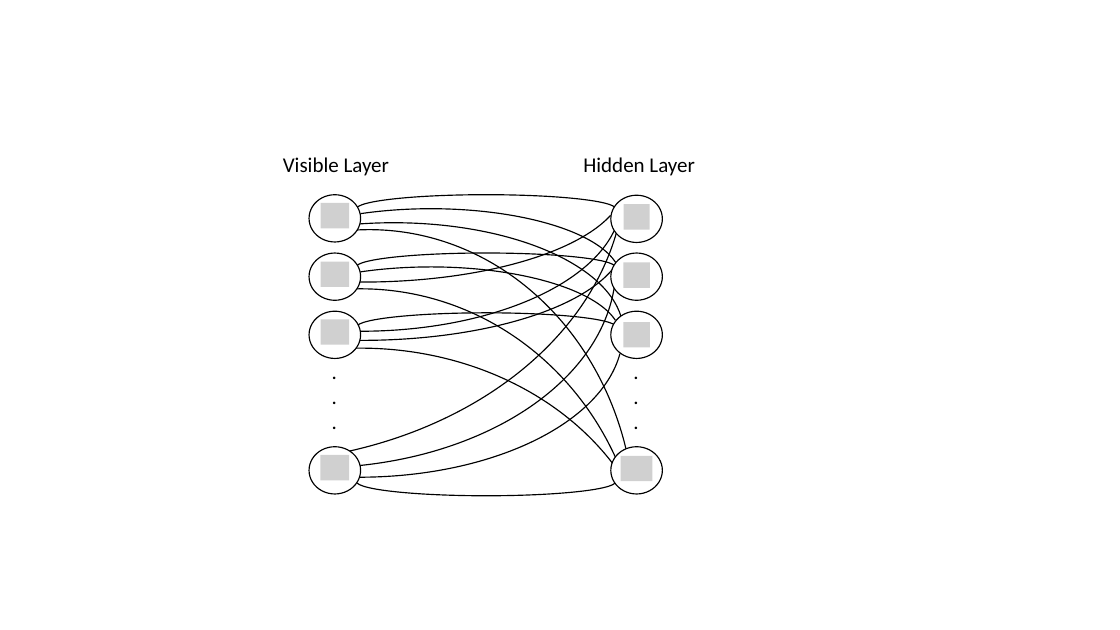
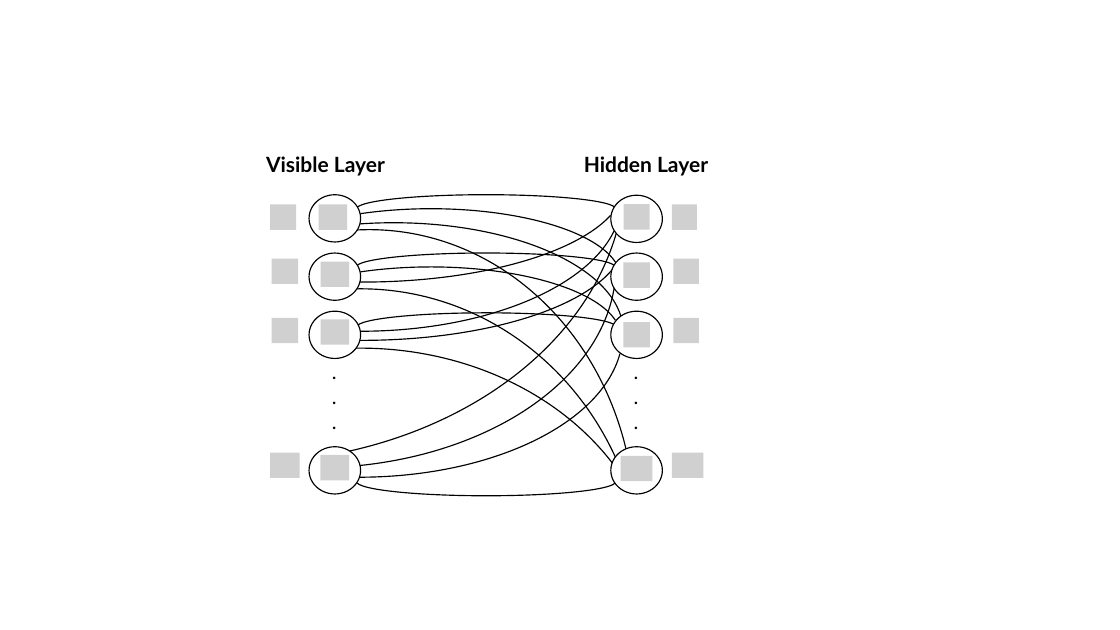
Before and after one commit to aorfi/Phys459, a slide deck: slide 1 of Figures/RBMfigure.pptx. Drawn at 1120x630 pixels with LibreOffice and Linux fonts; fonts in the diff are those of the drawing; grey boxes stand for pictures. Boxes give left, top, right and bottom in pixels: in the first picture for what was removed or moved away, otherwise in the second. Text is boxed around its words. In the diff, an @@ line names an element or a change of style, - is before the commit and + after.

```diff
--- a/Figures/RBMfigure.pptx
+++ b/Figures/RBMfigure.pptx
@@ text "Visible Layer" at bbox=[266, 156, 385, 176]: font Calibri to Lato, bold on @@
@@ text "Visible Layer": place and size @@
-text "Visible Layer" at bbox=[283, 157, 389, 176]
+text "Visible Layer" at bbox=[266, 156, 385, 176]
@@ text "Hidden Layer" at bbox=[584, 156, 708, 176]: font Calibri to Lato, bold on @@
@@ picture added at bbox=[271, 204, 297, 229] @@
@@ picture added at bbox=[672, 204, 697, 229] @@
@@ picture added at bbox=[271, 259, 298, 284] @@
@@ picture added at bbox=[674, 259, 699, 284] @@
@@ picture added at bbox=[271, 318, 298, 343] @@
@@ picture added at bbox=[674, 318, 699, 343] @@
@@ picture added at bbox=[271, 453, 300, 478] @@
@@ picture added at bbox=[672, 453, 704, 478] @@
```
Also in this commit, not shown: 2 slides added, 5 other files.
